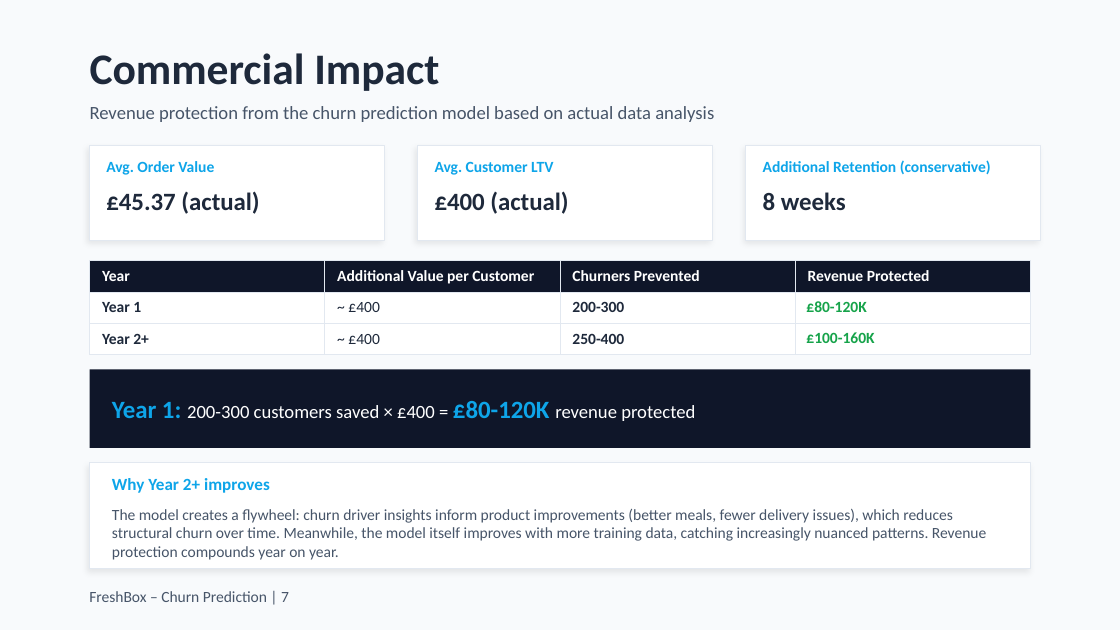
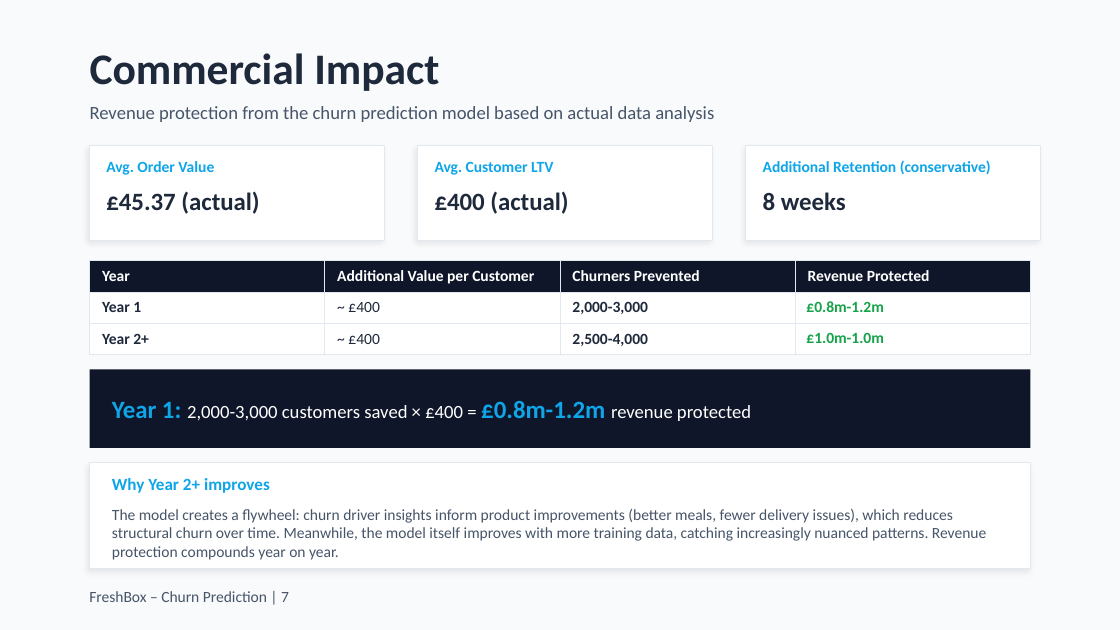
Before and after one commit to alexeolsen/freshbox-churn-prediction, a slide deck: slide 8 of deck/C_FreshBox_The_Model_Build.pptx. Drawn at 1120x630 pixels with LibreOffice and Linux fonts; fonts in the diff are those of the drawing. Boxes give left, top, right and bottom in pixels: in the first picture for what was removed or moved away, otherwise in the second. Text is boxed around its words. In the diff, an @@ line names an element or a change of style, - is before the commit and + after.

```diff
--- a/deck/C_FreshBox_The_Model_Build.pptx
+++ b/deck/C_FreshBox_The_Model_Build.pptx
@@ table at box(90, 261, 1030, 354) @@
-row 2, column 3: 200-300
+row 2, column 3: 2,000-3,000
-row 2, column 4: £80-120K
+row 2, column 4: £0.8m-1.2m
-row 3, column 3: 250-400
+row 3, column 3: 2,500-4,000
-row 3, column 4: £100-160K
+row 3, column 4: £1.0m-1.0m
@@ text at box(112, 401, 751, 421): text changed @@
-Year 1: 200-300 customers saved × £400 = £80-120K revenue protected
+Year 1: 2,000-3,000 customers saved × £400 = £0.8m-1.2m revenue protected
```
Also in this commit, not shown: 1 other file.
